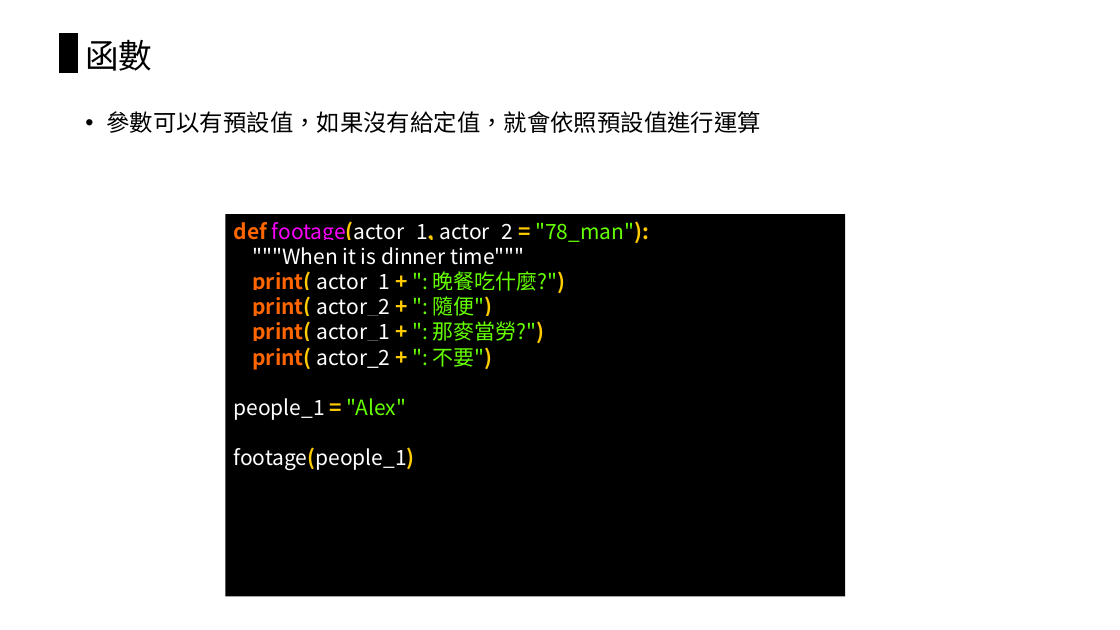
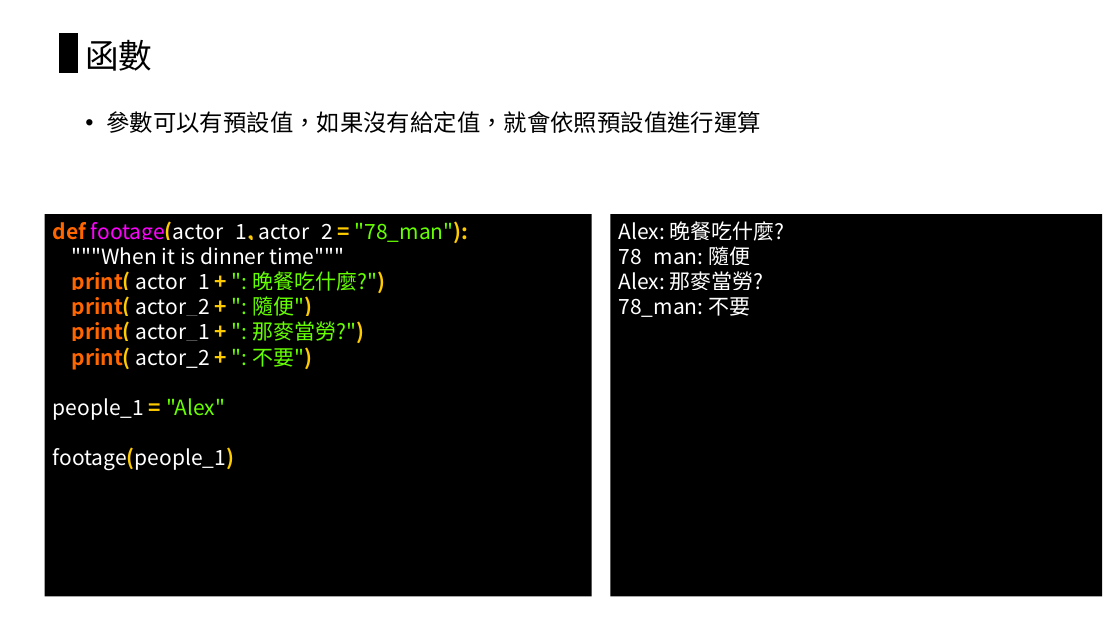
Before and after one commit to chiachin-yen/NCKU_workshop_2018, a slide deck: slide 58 of 2018_Eink工作營.pptx (slide 54 before the commit). Drawn at 1120x630 pixels with LibreOffice and Linux fonts; fonts in the diff are those of the drawing. Boxes give left, top, right and bottom in pixels: in the first picture for what was removed or moved away, otherwise in the second. Text is boxed around its words. In the diff, an @@ line names an element or a change of style, - is before the commit and + after.

```diff
--- a/2018_Eink工作營.pptx
+++ b/2018_Eink工作營.pptx
@@ rectangle "def footage(actor_1, actor_2 = "78_man"):": place and size @@
-rectangle "def footage(actor_1, actor_2 = "78_man"):" at (225, 214, 845, 597)
+rectangle "def footage(actor_1, actor_2 = "78_man"):" at (45, 214, 592, 597)
@@ rectangle added at (611, 214, 1102, 597), fill #000000, 18 pt, text #FFFFFF @@
+Alex: 晚餐吃什麼?
+78_man: 隨便
+Alex: 那麥當勞?
+78_man: 不要
```
Also in this commit, not shown: 27 other slides changed, 9 slides added, 2 slides removed, 6 other files.
